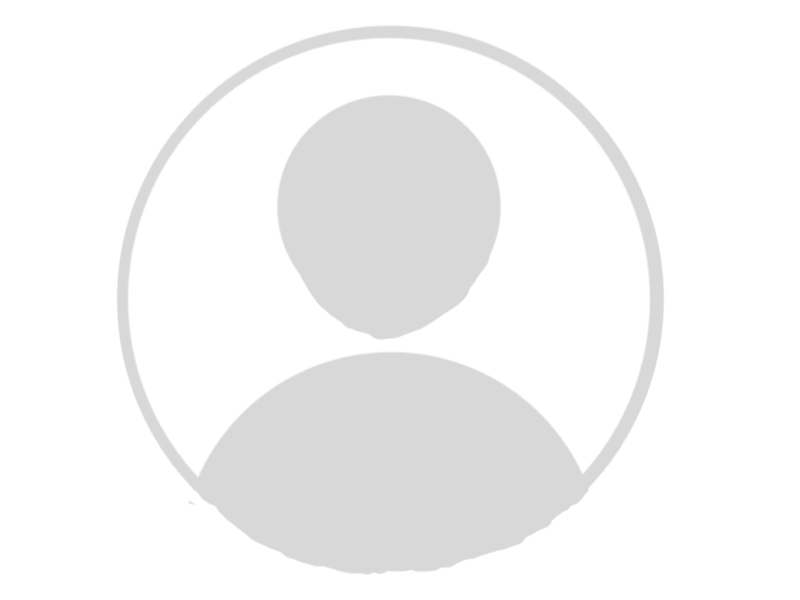
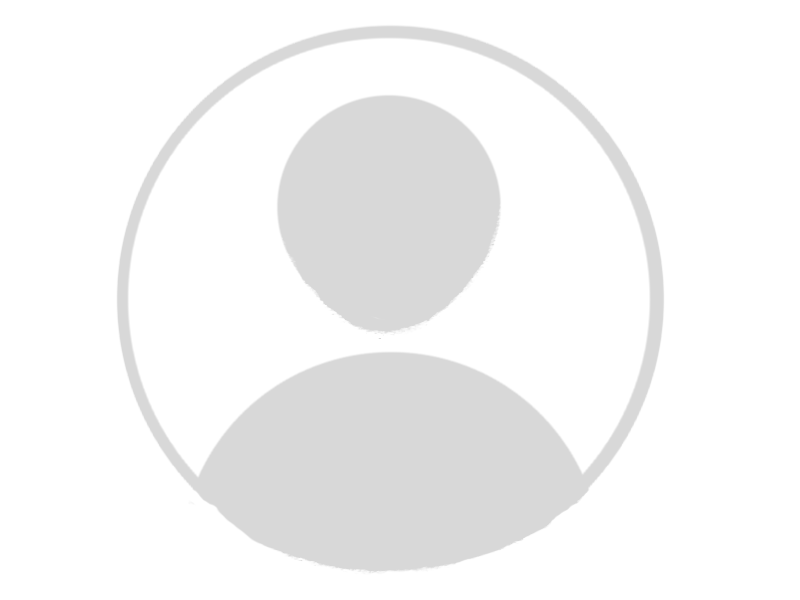
Revision of a layered (800, 600) image; what changed, layer by layer:
painted on "Layer 1" over [188, 203, 587, 575]
